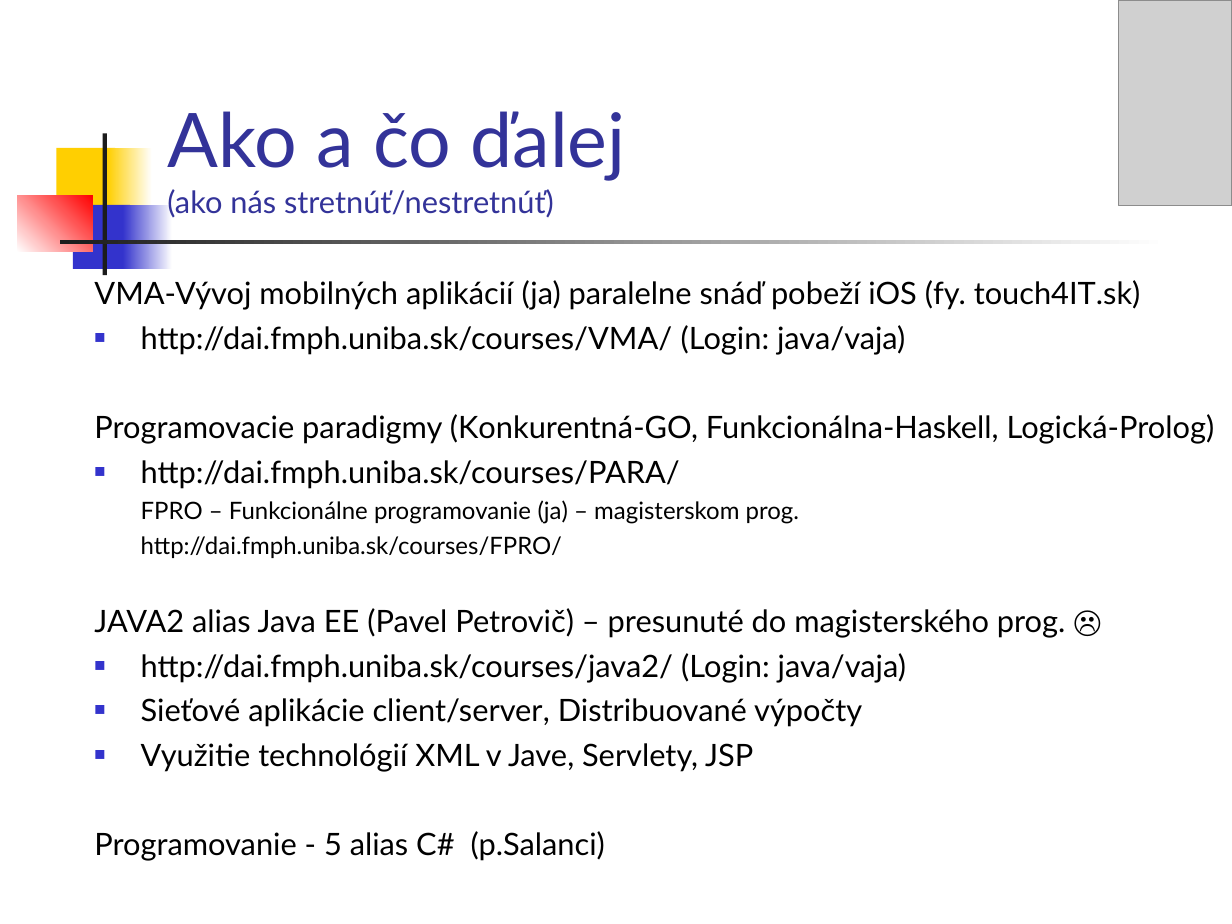
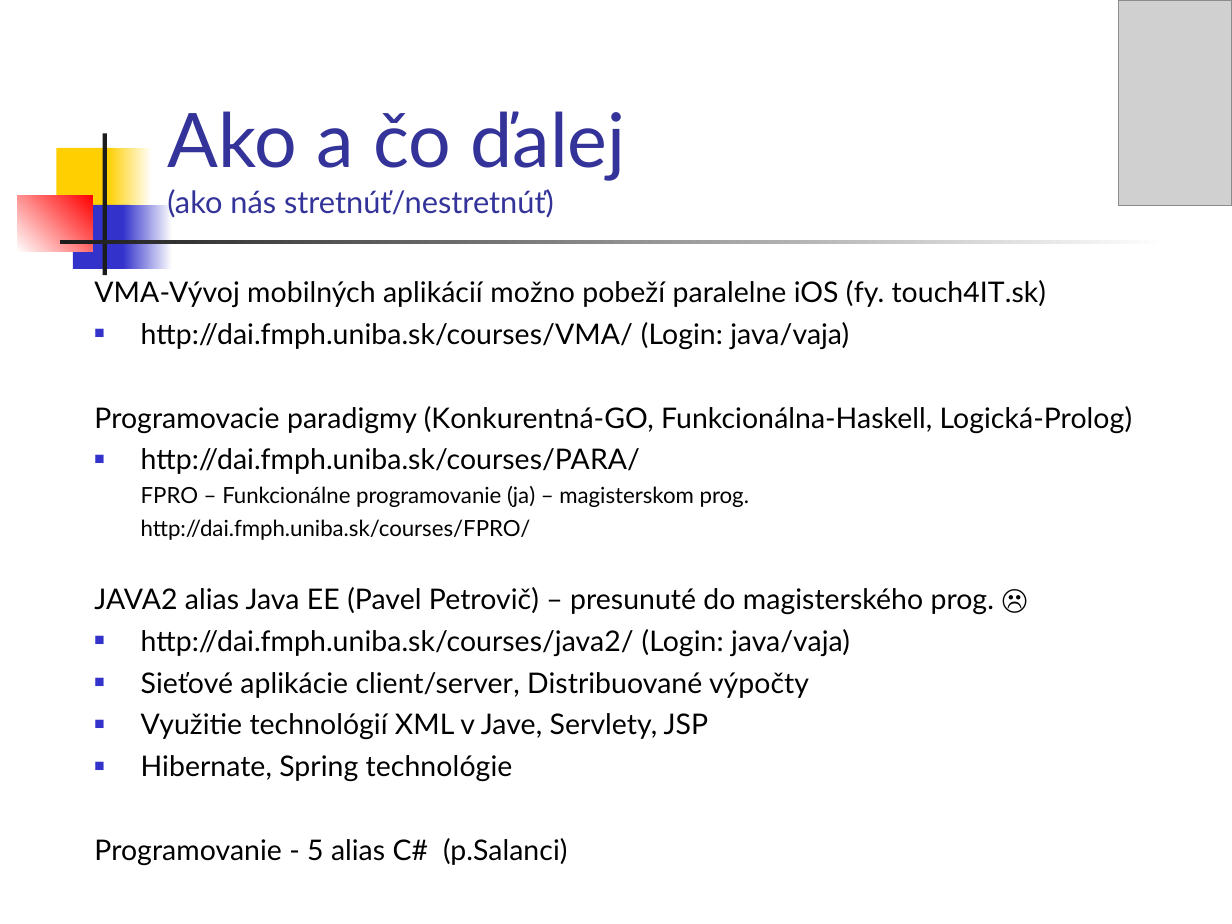
Before and after one commit to Programovanie4/Prednasky, a slide deck: slide 16 of 13/grandfinale.ppt (slide 2 before the commit). Drawn at 1232x924 pixels with LibreOffice and Linux fonts; fonts in the diff are those of the drawing; grey boxes stand for pictures. Boxes give left, top, right and bottom in pixels: in the first picture for what was removed or moved away, otherwise in the second. Text is boxed around its words. In the diff, an @@ line names an element or a change of style, - is before the commit and + after.

```diff
--- a/13/grandfinale.ppt
+++ b/13/grandfinale.ppt
@@ text at box(94, 280, 1046, 307): text changed; size 18 to 16.6 pt @@
-VMA-Vývoj mobilných aplikácií (ja) paralelne snáď pobeží iOS (fy. touch4IT.sk)
+VMA-Vývoj mobilných aplikácií možno pobeží paralelne iOS (fy. touch4IT.sk)
@@ text at box(94, 322, 1133, 866): size 18 to 16.6 pt in "http://dai.fmph.uniba.sk/courses/VMA/ (Login: java/vaja)", "Programovacie paradigmy (Konkurentná-GO, Funkcionálna-Haskel ...", "http://dai.fmph.uniba.sk/courses/PARA/", "JAVA2 alias Java EE (Pavel Petrovič) – ..." and 4 more places; size 14 to 12.9 pt in "FPRO – Funkcionálne programovanie (ja) – magisterskom ...", "http://dai.fmph.uniba.sk/courses/FPRO/" @@
@@ text at box(141, 755, 513, 782): paragraph added @@
+■ Hibernate, Spring technológie
```
Also in this commit, not shown: 6 other slides changed, 13 slides added, 4 slides removed, 3 other files.
